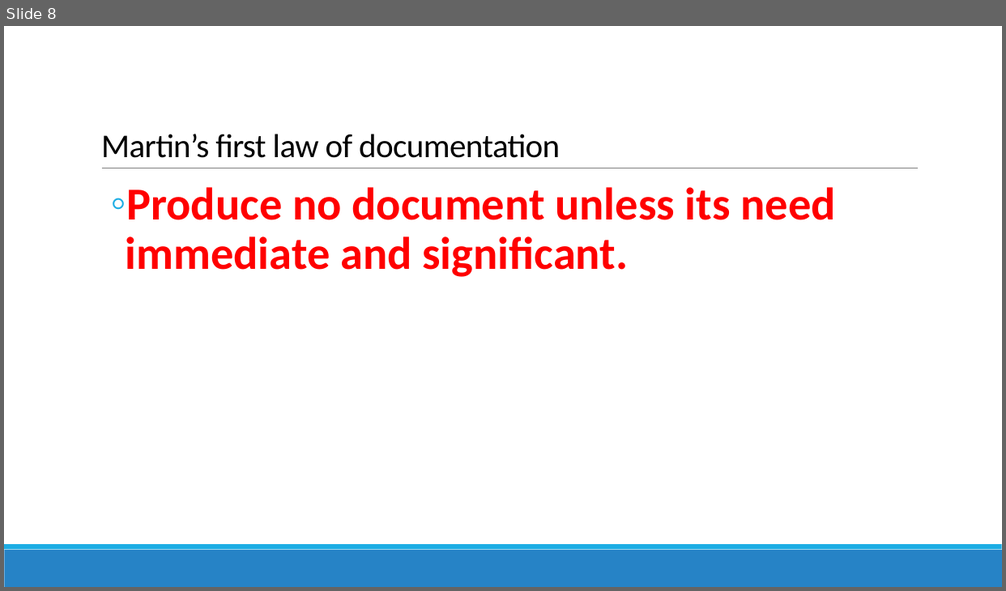
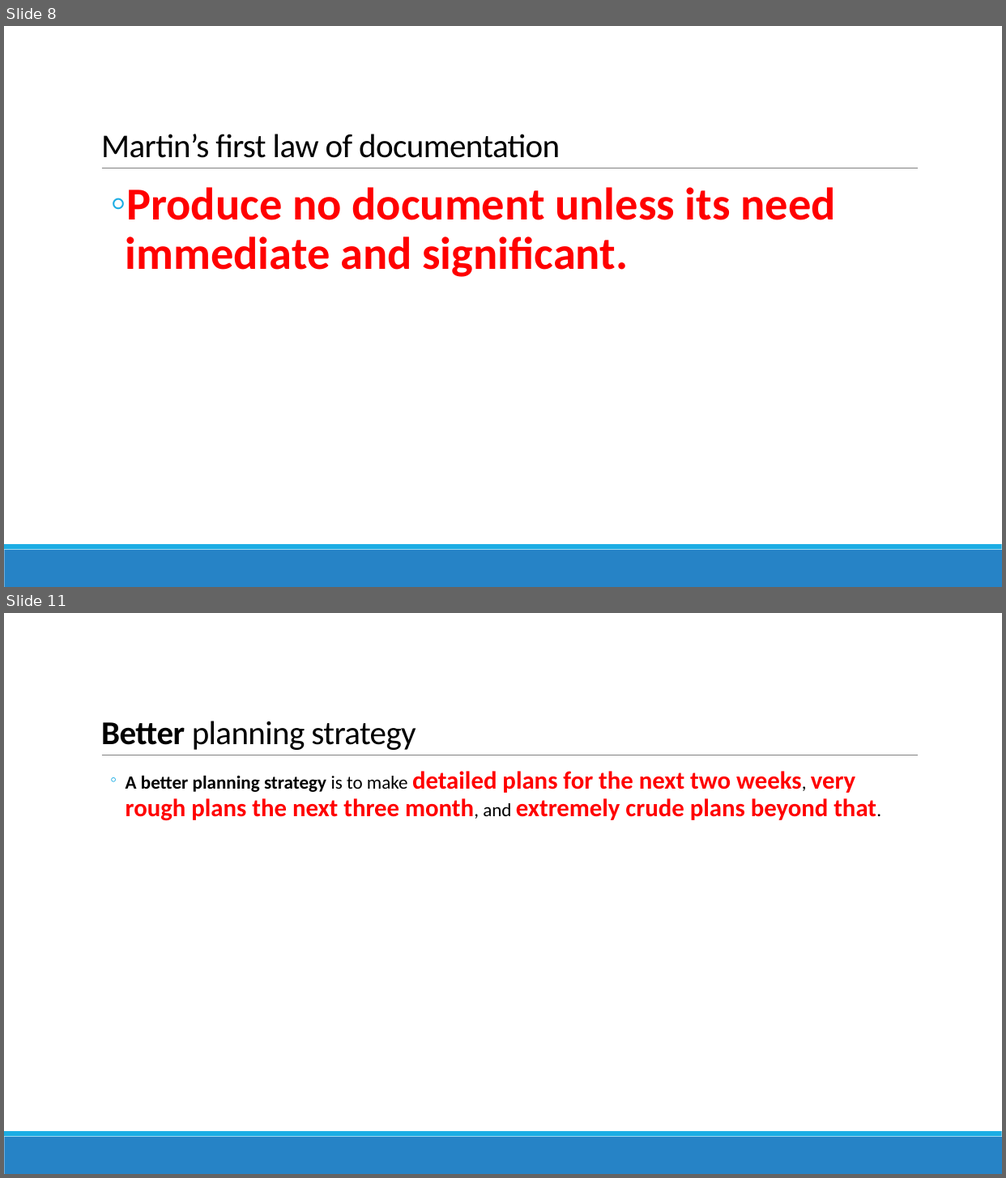
Before and after one commit to reza-arjmandi/Agile-Software-Development-Course, a slide deck: Agile Development.pptx. Shown one above the other, each under a label of ours: slide 8 before the commit, slides 8 and 11 after it; the slides between them are not shown. The pictures are 1006x591 and 1006x1178 pixels, drawn with LibreOffice and Linux fonts; fonts in the diff are those of the drawing. Boxes give left, top, right and bottom in pixels: in the first picture for what was removed or moved away, otherwise in the second. Text is boxed around its words. In the diff, an @@ line names an element or a change of style, - is before the commit and + after.

```diff
--- a/Agile Development.pptx
+++ b/Agile Development.pptx
@@ slide 11 added at bbox=[4, 613, 1002, 1174], background #FFFFFF; not listed: 3 template elements that a slide beside it also shows @@
@@ title added at bbox=[101, 721, 415, 750], 32 pt, text #000000 @@
+Better planning strategy
@@ text added at bbox=[126, 771, 876, 821], 24 pt, text #FF0000, bold @@
+  ◦ A better planning strategy is to make detailed plans for the next two weeks, very rough plans the next three month, and extremely crude plans beyond that.
```
Also in this commit, not shown: 14 other slides added.
